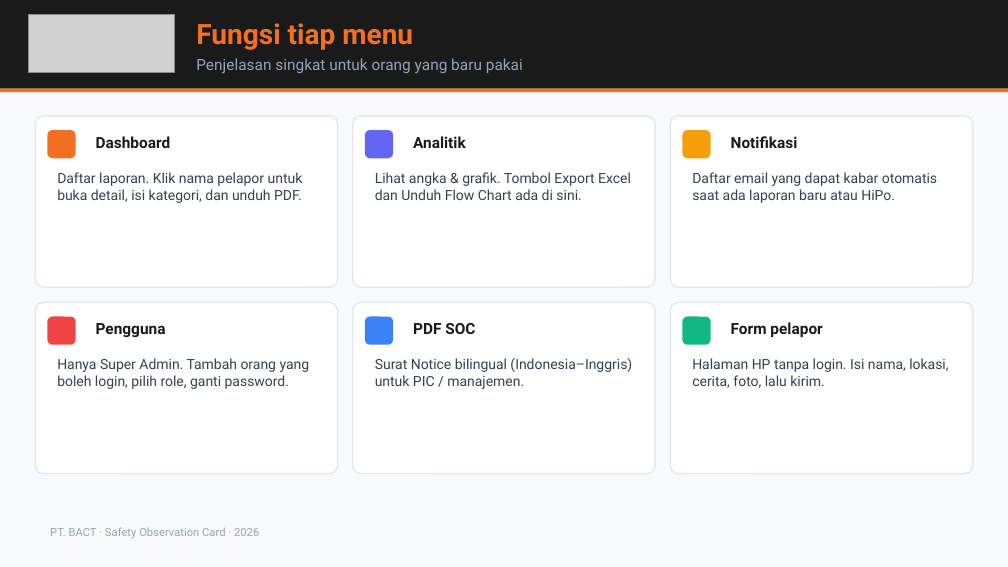
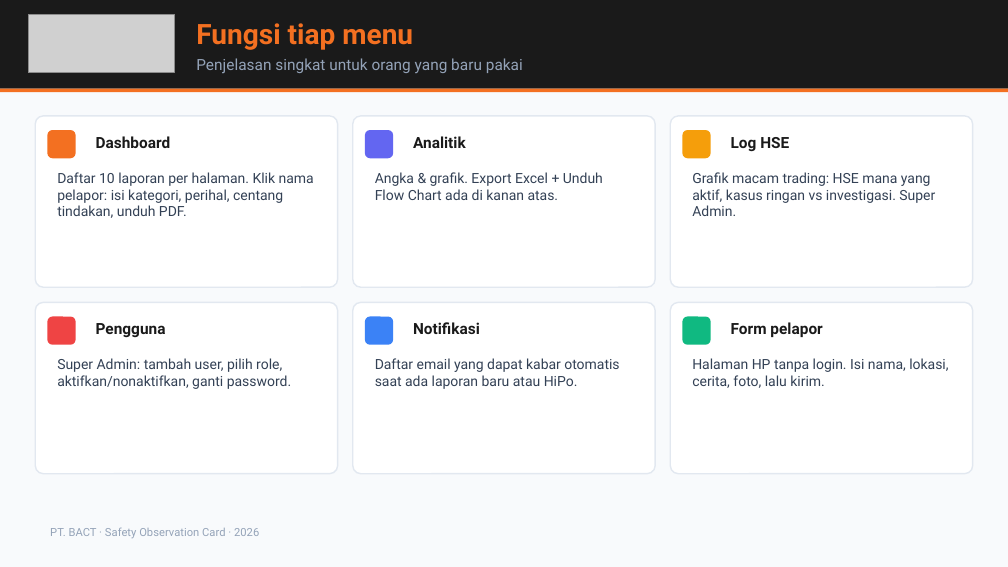
Before and after one commit to msatibi32/bact-safety-observation-modern, a slide deck: slide 10 of supabase/BACT-SOC-Presentasi-HSE.pptx. Drawn at 1008x567 pixels with LibreOffice and Linux fonts; fonts in the diff are those of the drawing; grey boxes stand for pictures. Boxes give left, top, right and bottom in pixels: in the first picture for what was removed or moved away, otherwise in the second. Text is boxed around its words. In the diff, an @@ line names an element or a change of style, - is before the commit and + after.

```diff
--- a/supabase/BACT-SOC-Presentasi-HSE.pptx
+++ b/supabase/BACT-SOC-Presentasi-HSE.pptx
@@ text at bbox=[731, 137, 789, 151]: text changed @@
-Notifikasi
+Log HSE
@@ text at bbox=[57, 172, 314, 218]: text changed @@
-Daftar laporan. Klik nama pelapor untuk buka detail, isi kategori, dan unduh PDF.
+Daftar 10 laporan per halaman. Klik nama pelapor: isi kategori, perihal, centang tindakan, unduh PDF.
@@ text at bbox=[375, 172, 603, 200]: text changed @@
-Lihat angka & grafik. Tombol Export Excel dan Unduh Flow Chart ada di sini.
+Angka & grafik. Export Excel + Unduh Flow Chart ada di kanan atas.
@@ text at bbox=[692, 172, 935, 216]: text changed @@
-Daftar email yang dapat kabar otomatis saat ada laporan baru atau HiPo.
+Grafik macam trading: HSE mana yang aktif, kasus ringan vs investigasi. Super Admin.
@@ text at bbox=[413, 322, 480, 334]: text changed @@
-PDF SOC
+Notifikasi
@@ text at bbox=[57, 358, 291, 389]: text changed @@
-Hanya Super Admin. Tambah orang yang boleh login, pilih role, ganti password.
+Super Admin: tambah user, pilih role, aktifkan/nonaktifkan, ganti password.
@@ text at bbox=[375, 358, 619, 389]: text changed @@
-Surat Notice bilingual (Indonesia–Inggris) untuk PIC / manajemen.
+Daftar email yang dapat kabar otomatis saat ada laporan baru atau HiPo.
```
Also in this commit, not shown: 3 other slides changed, 2 slides added, 8 other files.
